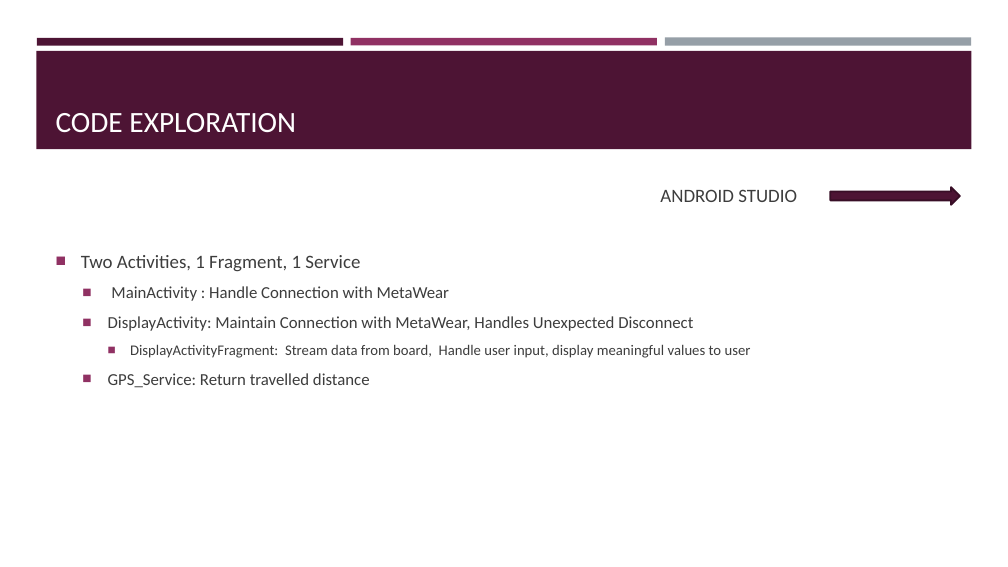
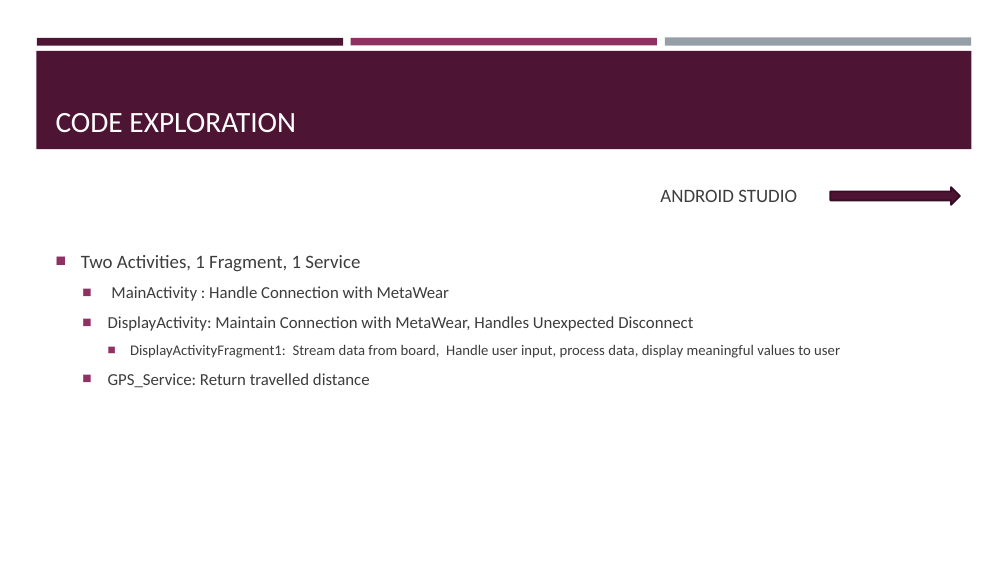
Before and after one commit to oliavd/bikeSpeedMonitor, a slide deck: slide 5 of ProjectMileStone2/MileStone2.pptx. Drawn at 1008x567 pixels with LibreOffice and Linux fonts; fonts in the diff are those of the drawing. Boxes give left, top, right and bottom in pixels: in the first picture for what was removed or moved away, otherwise in the second. Text is boxed around its words. In the diff, an @@ line names an element or a change of style, - is before the commit and + after.

```diff
--- a/ProjectMileStone2/MileStone2.pptx
+++ b/ProjectMileStone2/MileStone2.pptx
@@ text at [130, 344, 840, 358]: text changed @@
-    ■ DisplayActivityFragment: Stream data from board, Handle user input, display meaningful values to user
+    ■ DisplayActivityFragment1: Stream data from board, Handle user input, process data, display meaningful values to user
```
Also in this commit, not shown: 1 other slide changed, 2 other files.
